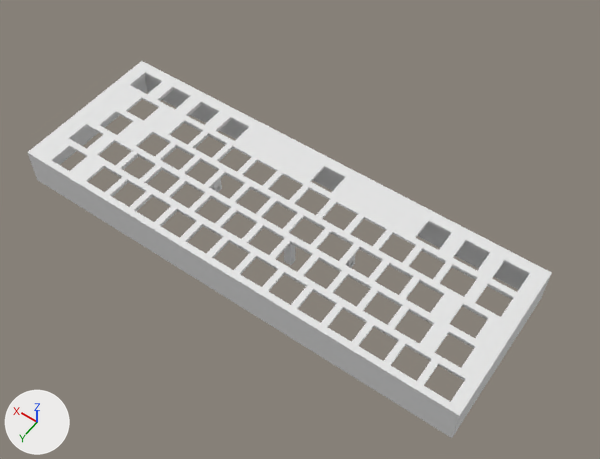
One commit to the Blender file design/keyboard.blend: the scene before it, then after it.
One viewpoint serves both versions: a 50 mm camera at (-172.0, 221.0, 364.0) aimed at (10.0, -34.0, -38.0). Lighting does not change. The marker at lower left points along +X, +Y and +Z.

Before the edit, the objects in view are built like this:
```python
me_part1 = bpy.data.meshes.new('Part1')
me_part1.from_pydata(...)  # 454 vertices, 886 faces; spans x -43.7..49.2, y -50.7..48.8, z -1.9..22.8
me_part2 = bpy.data.meshes.new('Part2')
me_part2.from_pydata(...)  # 581 vertices, 1100 faces, 2 loose edges; spans x -59.1..59.8, y -51.5..48.0, z -1.9..22.8
me_part3 = bpy.data.meshes.new('Part3')
me_part3.from_pydata(...)  # 481 vertices, 902 faces; spans x -60.8..55.2, y -50.3..49.2, z -1.9..22.8
ob_part1 = bpy.data.objects.new('Part1', me_part1)
ob_part1.location = (-90.2, -10.4, 4.9)
ob_part1.rotation_euler = (3.142, 0.0, 0.0)  # degrees (180, 0, 0)
ob_part2 = bpy.data.objects.new('Part2', me_part2)
ob_part2.location = (-2.4, -11.2, 4.9)
ob_part2.rotation_euler = (3.142, 0.0, 0.0)  # degrees (180, 0, 0)
ob_part3 = bpy.data.objects.new('Part3', me_part3)
ob_part3.location = (98.4, -10.0, 4.9)
ob_part3.rotation_euler = (3.142, 0.0, 0.0)  # degrees (180, 0, 0)
```
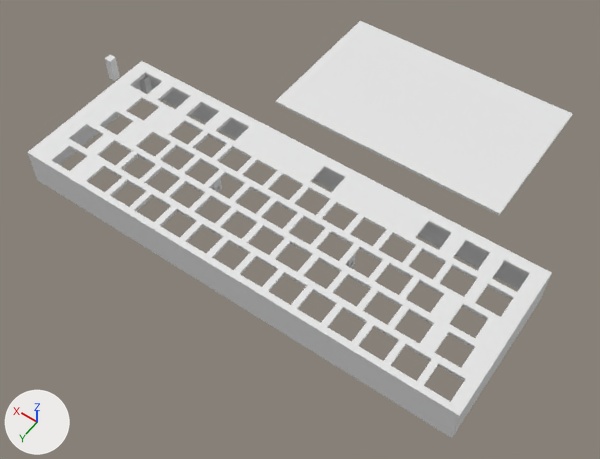
Commit message: Started adding screwholes

Where the change shows, as pixel boxes (x1, y1, x2, y2) in the pictures (600 x 459 px):
'Plane', added: after (275, 21, 573, 215)
'Screwhole', added: after (105, 55, 120, 81)

The change, as a list of edits to the scene's bpy script:
```text
Add me_plane_001:
    me_plane_001.from_pydata([(-33.0, -63.0, -9.0), (127.0, -63.0, -9.0), (-33.0, 37.0, -9.0), (127.0, 37.0, -9.0), (-33.0, -63.0, -10.0), (127.0, -63.0, -10.0), (-33.0, 37.0, -10.0), (127.0, 37.0, -10.0)], [], [(0, 2, 3, 1), (4, 5, 7, 6), (3, 2, 6, 7), (0, 1, 5, 4), (1, 3, 7, 5), (2, 0, 4, 6)])
Add me_cylinder_001:
    me_cylinder_001.from_pydata(...)  # 78 vertices, 41 faces, 1 loose edge; spans x -5.0..0.0, y -5.0..0.0, z 0.0..17.0
Add ob_plane:
    ob_plane = bpy.data.objects.new('Plane', me_plane_001)
    ob_plane.location = (-57.5, -127.1, 2.8)
Add ob_screwhole:
    ob_screwhole = bpy.data.objects.new('Screwhole', me_cylinder_001)
    ob_screwhole.location = (182.2, -52.6, -17.9)
```
